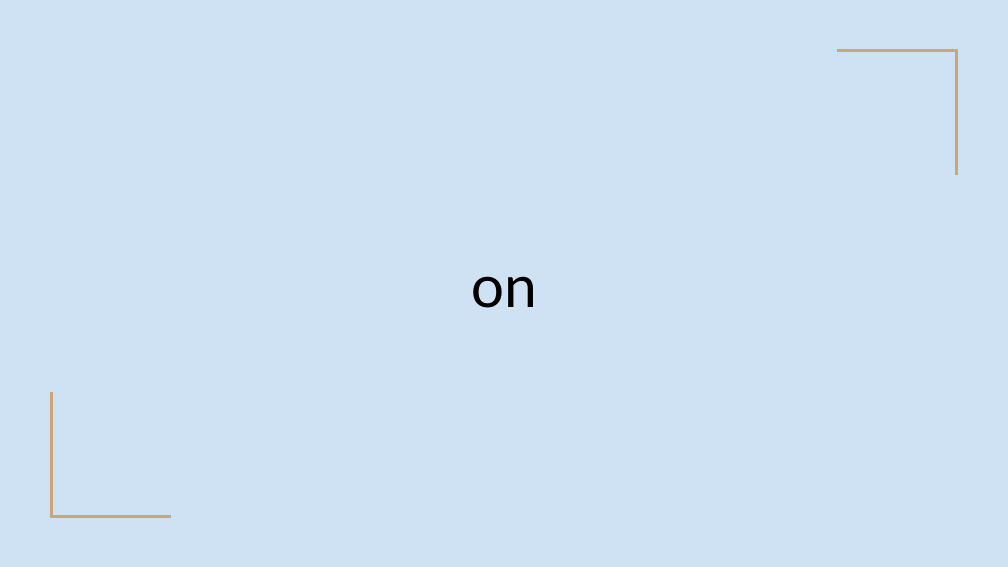
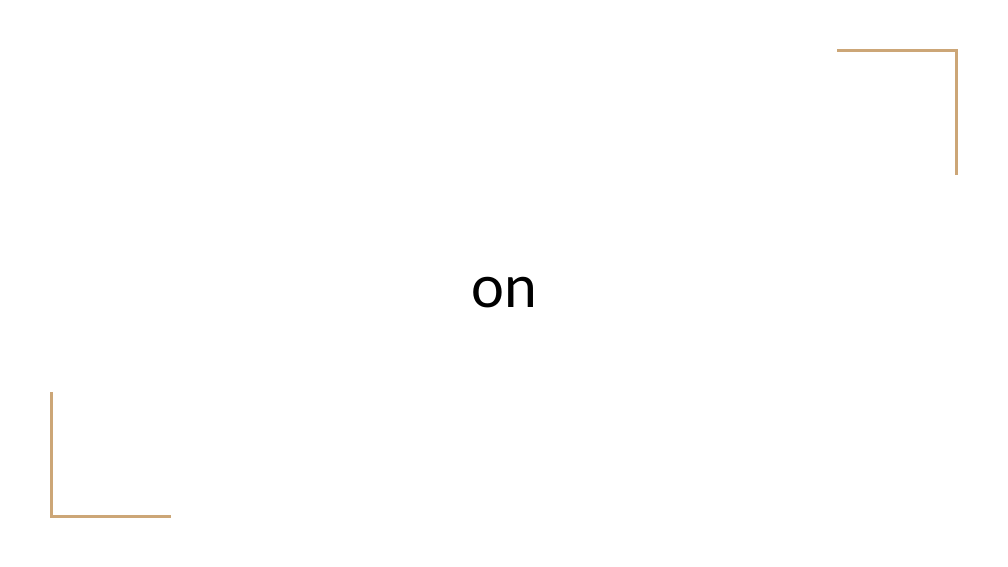
Before and after one commit to fromdev/fromdev-static, a slide deck: slide 16 of release/imustread/first-grade/First-Grade-Sight-Word-List#1.pptx. Drawn at 1008x567 pixels with LibreOffice and Linux fonts; fonts in the diff are those of the drawing. Boxes give left, top, right and bottom in pixels: in the first picture for what was removed or moved away, otherwise in the second. Text is boxed around its words. In the diff, an @@ line names an element or a change of style, - is before the commit and + after.

Commit message:
White background printable
reset bg to white for saving ink in printing

```diff
--- a/release/imustread/first-grade/First-Grade-Sight-Word-List#1.pptx
+++ b/release/imustread/first-grade/First-Grade-Sight-Word-List#1.pptx
@@ background #CFE2F3 to #FFFFFF @@
```
Also in this commit, not shown: 24 other slides changed.
